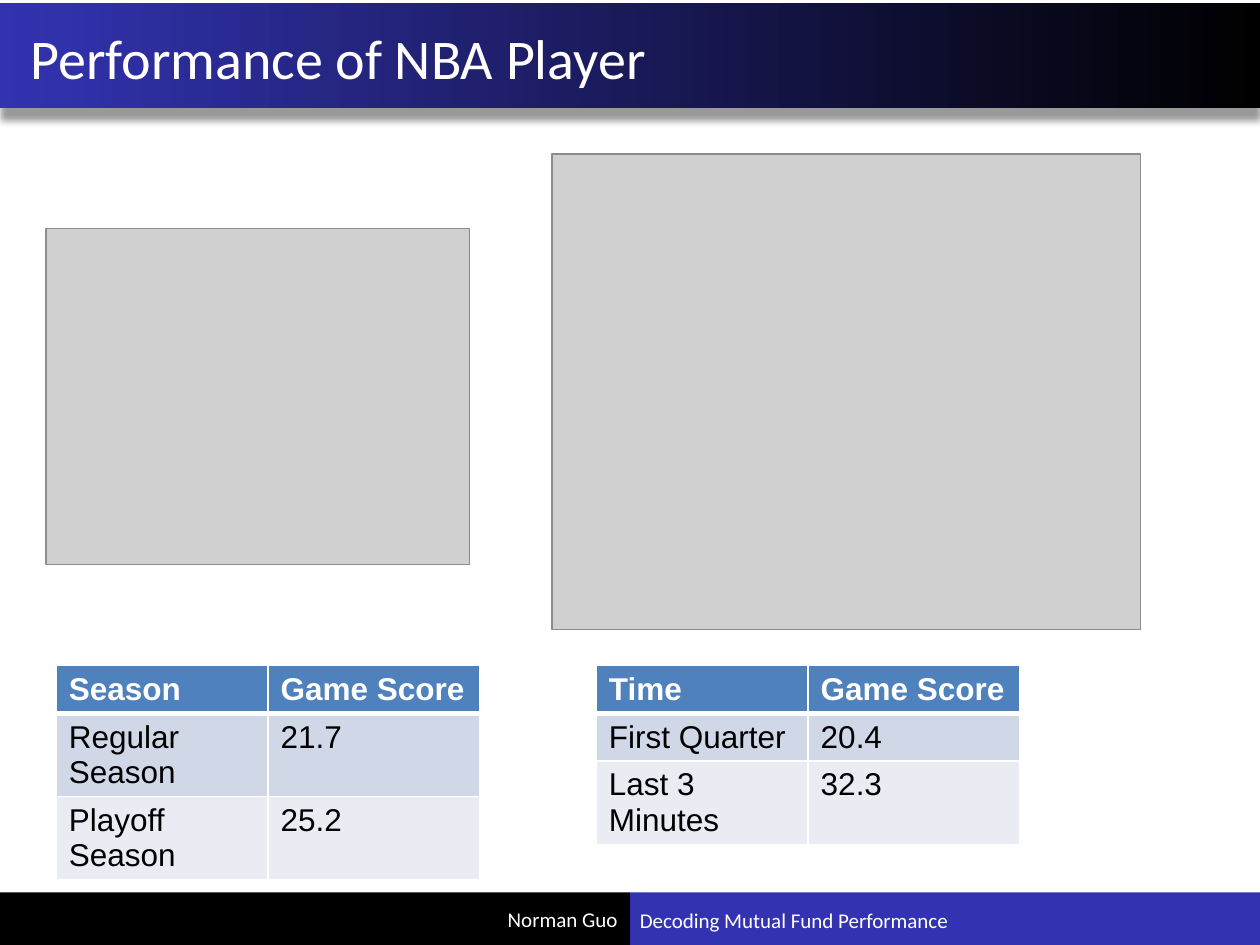
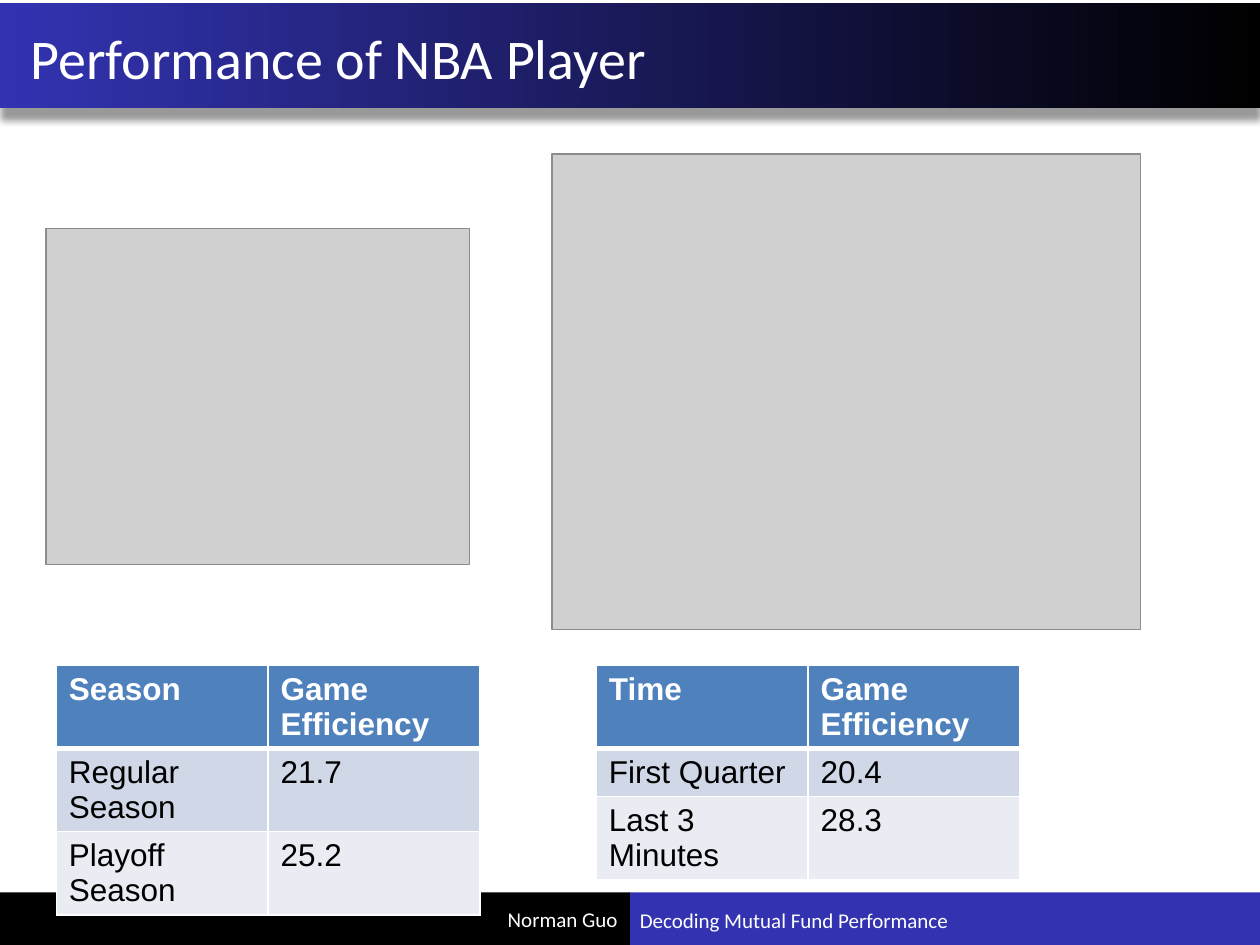
Before and after one commit to xuxiguo/ace_portfolio, a slide deck: slide 4 of pdf/Decoding Mutual Fund Performance.pptx (slide 3 before the commit). Drawn at 1260x945 pixels with LibreOffice and Linux fonts; fonts in the diff are those of the drawing; grey boxes stand for pictures. Boxes give left, top, right and bottom in pixels: in the first picture for what was removed or moved away, otherwise in the second. Text is boxed around its words. In the diff, an @@ line names an element or a change of style, - is before the commit and + after.

```diff
--- a/pdf/Decoding Mutual Fund Performance.pptx
+++ b/pdf/Decoding Mutual Fund Performance.pptx
@@ table at (57,665,480,906) @@
-row 1, column 2: Game Score
+row 1, column 2: Game Efficiency
@@ table at (596,665,1019,871) @@
-row 1, column 2: Game Score
+row 1, column 2: Game Efficiency
-row 3, column 2: 32.3
+row 3, column 2: 28.3
```
Also in this commit, not shown: 6 other slides changed, 3 slides added, 6 slides removed.
